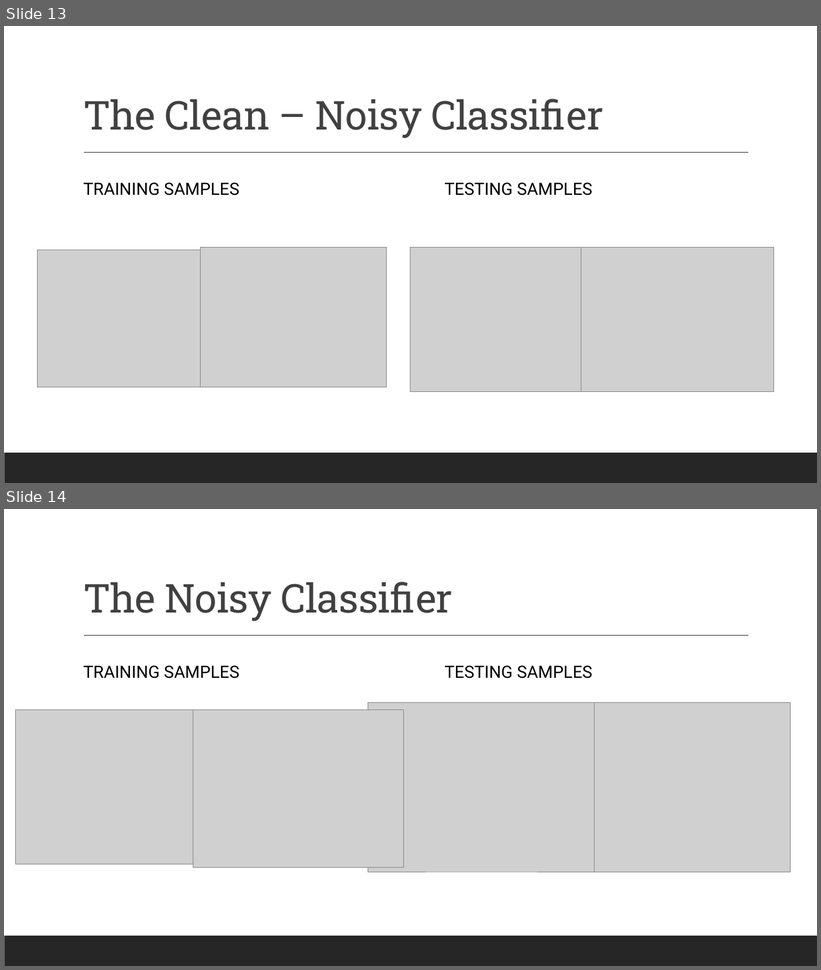
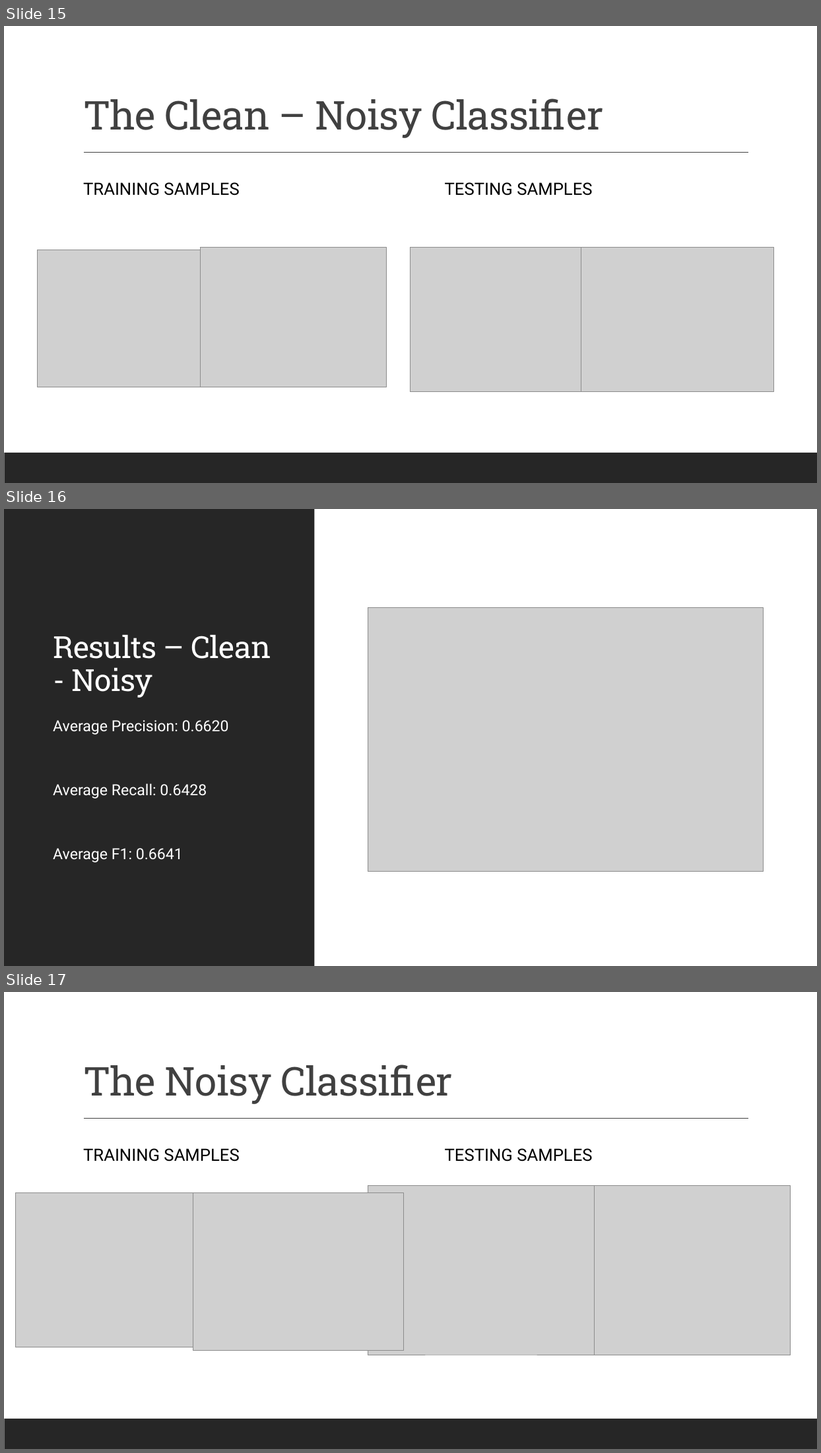
Before and after one commit to landonbuell/Convolutional-Neural-Networks, a slide deck: Presentations/14_02_2020/Evaluating Benchmarks for SGD Classifier.pptx. Shown one above the other, each under a label of ours: slides 13 and 14 before the commit, slides 15, 16 and 17 after it. The pictures are 821x970 and 821x1453 pixels, drawn with LibreOffice and Linux fonts; fonts in the diff are those of the drawing; grey boxes stand for pictures. Boxes give left, top, right and bottom in pixels: in the first picture for what was removed or moved away, otherwise in the second. Text is boxed around its words. In the diff, an @@ line names an element or a change of style, - is before the commit and + after.

Commit message:
14 Feb 2020
- Final Corrections to presentation
- Added confusion matricies images
- Finished program to read output of metrics program

```diff
--- a/Presentations/14_02_2020/Evaluating Benchmarks for SGD Classifier.pptx
+++ b/Presentations/14_02_2020/Evaluating Benchmarks for SGD Classifier.pptx
@@ slide 16 added at <box>4,509,817,966</box>, background #FFFFFF @@
@@ rectangle added at <box>4,509,314,966</box>, fill #262626 @@
@@ picture added at <box>368,608,764,871</box> @@
@@ title added at <box>53,634,271,698</box>, 36 pt, text #FFFFFF @@
+Results – Clean - Noisy
@@ text added at <box>53,720,229,863</box>, 18 pt, text #FFFFFF @@
+Average Precision: 0.6620
+Average Recall: 0.6428
+Average F1: 0.6641
@@ what was slide 13 is now slide 15 @@
@@ what was slide 14 is now slide 17 @@
```
Also in this commit, not shown: 3 slides changed, 4 other slides added, 6 other files.
